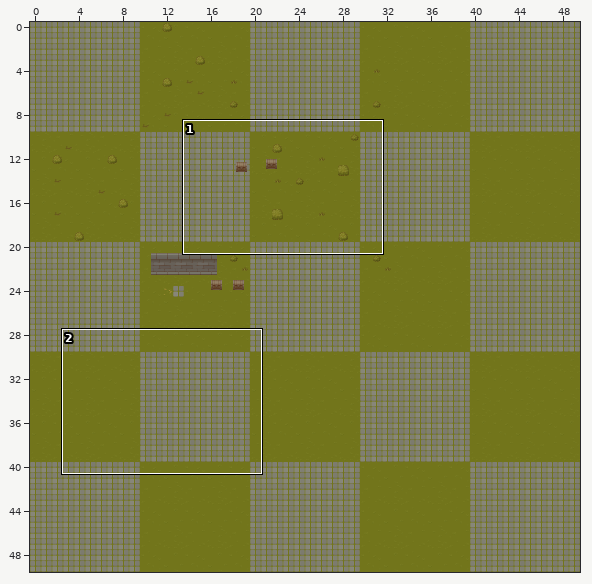
Level history. Tiled map (JSON): PixiJS/assets/tilemaps/TreasureHunter2D.tmj. Above, an overview of the earlier version with the close-up marked.
Close-up. First the earlier version:
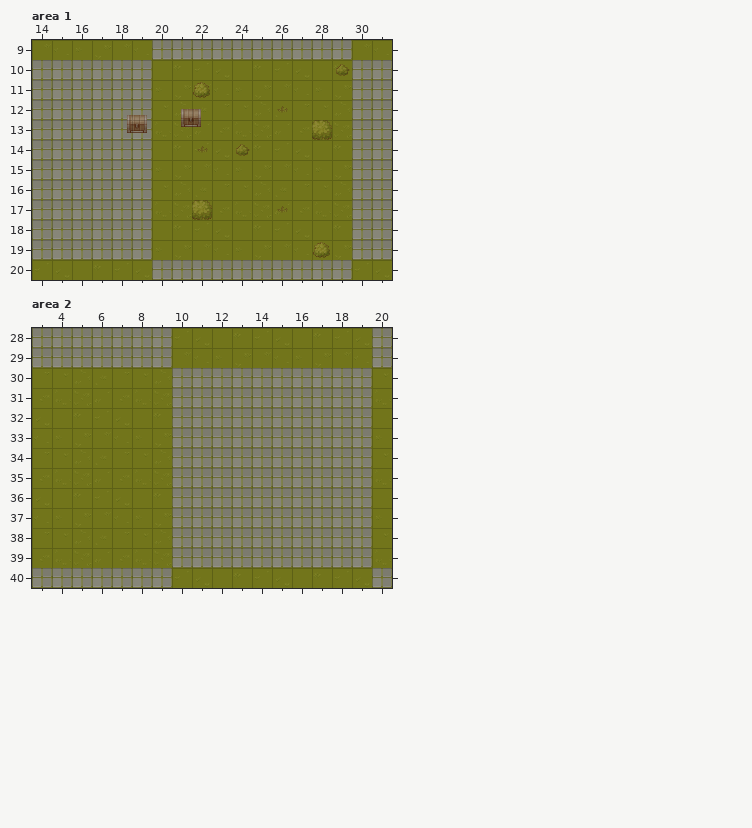
Cells are 32x32 px. Shown: area 1 x 14..31, y 9..20; area 2 x 3..20, y 28..40. The commit also changed other parts of the map, which this record leaves out.
The same view after the edit:
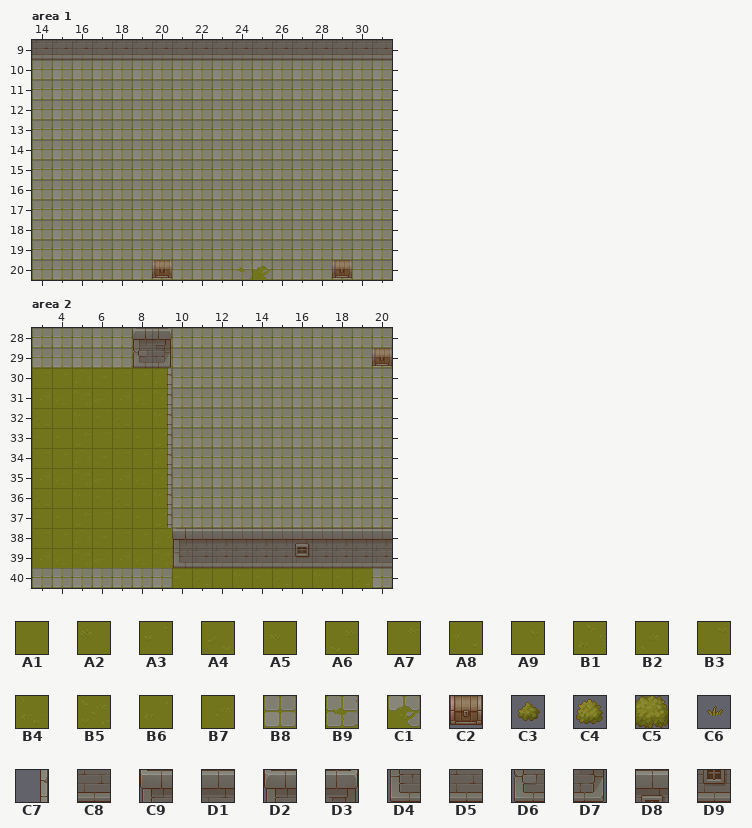
Key: from "GrassTileset": A1 0, A2 1, A3 2, A4 3, A5 8, A6 9, A7 10, A8 11, A9 16, B1 17, B2 18, B3 19, B4 24, B5 25, B6 26, B7 27, B8 32, B9 40, C1 57; from "ObjectsTileset": C2 19; from "PlantsTileset": C3 97, C4 99, C5 107, C6 193; from "WallTileset": C7 26, C8 38, C9 49, D1 50, D2 60, D3 61, D4 65, D5 66, D6 76, D7 77, D8 102, D9 118.
__ is an empty cell, ## one hidden under a higher layer.
Objects are placed by their top-left corner, in cells (3,4 is the top-left corner of cell 3,4); size is 1x1 cell unless given.
What changed:
Layer "GroundLayer", area 1:
y 10: x 20..29 A1 A2 A3 A4 A1 A2 A3 A4 A1 A2 -> B8 B8 B8 B8 B8 B8 B8 B8 B8 B8
y 11: x 20..29 A5 A6 A7 A8 A5 A6 A7 A8 A5 A6 -> B8 B8 B8 B8 B8 B8 B8 B8 B8 B8
y 12: x 20..29 A9 B1 B2 B3 A9 B1 B2 B3 A9 B1 -> B8 B8 B8 B8 B8 B8 B8 B8 B8 B8
y 13: x 20..29 B4 B5 B6 B7 B4 B5 B6 B7 B4 B5 -> B8 B8 B8 B8 B8 B8 B8 B8 B8 B8
y 14: x 20..29 A1 A2 A3 A4 A1 A2 A3 A4 A1 A2 -> B8 B8 B8 B8 B8 B8 B8 B8 B8 B8
y 15: x 20..29 A5 A6 A7 A8 A5 A6 A7 A8 A5 A6 -> B8 B8 B8 B8 B8 B8 B8 B8 B8 B8
y 16: x 20..29 A9 B1 B2 B3 A9 B1 B2 B3 A9 B1 -> B8 B8 B8 B8 B8 B8 B8 B8 B8 B8
y 17: x 20..29 B4 B5 B6 B7 B4 B5 B6 B7 B4 B5 -> B8 B8 B8 B8 B8 B8 B8 B8 B8 B8
y 18: x 20..29 A1 A2 A3 A4 A1 A2 A3 A4 A1 A2 -> B8 B8 B8 B8 B8 B8 B8 B8 B8 B8
y 19: x 20..29 A5 A6 A7 A8 A5 A6 A7 A8 A5 A6 -> B8 B8 B8 B8 B8 B8 B8 B8 B8 B8
y 20: x 14..19 A3 A4 A1 A2 A3 A4 -> B8 B8 B8 B8 B8 B8; x 24..25 B8 B8 -> B9 C1; x 30..31 A3 A4 -> B8 B8
Layer "PlantLayer", area 1:
y 10: x 29 C3 -> __
y 11: x 22 C4 -> __
y 12: x 26 C6 -> __
y 13: x 28 C5 -> __
y 14: x 22 C6 -> __; x 24 C3 -> __
y 17: x 22 C5 -> __; x 26 C6 -> __
y 19: x 28 C4 -> __
Layer "ObjectLayer", area 1:
added: C2 at 20,20
added: C2 at 29,20
removed: C2 "ChestSuperObject" at 21.5,12.4
removed: C2 "ChestSuperObject" at 18.8,12.8
Layer "Walls", area 1:
y 9: x 14..31 __ __ __ __ __ __ __ __ __ __ __ __ __ __ __ __ __ __ -> C8 C8 C8 C8 C8 C8 C8 C8 C8 C8 C8 C8 C8 C8 C8 C8 C8 C8
Layer "GroundLayer", area 2:
y 28: x 10..19 A3 A4 A1 A2 A3 A4 A1 A2 A3 A4 -> B8 B8 B8 B8 B8 B8 B8 B8 B8 B8
y 29: x 10..19 A7 A8 A5 A6 A7 A8 A5 A6 A7 A8 -> B8 B8 B8 B8 B8 B8 B8 B8 B8 B8
y 30: x 20 A9 -> B8
y 31: x 20 B4 -> B8
y 32: x 20 A1 -> B8
y 33: x 20 A5 -> B8
y 34: x 20 A9 -> B8
y 35: x 20 B4 -> B8
y 36: x 20 A1 -> B8
y 37: x 20 A5 -> B8
y 38: x 20 A9 -> B8
y 39: x 20 B4 -> ##
Layer "ObjectLayer", area 2:
added: C2 at 20,29
Layer "Walls", area 2:
y 28: x 8..9 __ __ -> D2 D3
y 29: x 8..9 __ __ -> D6 D7
y 30..37: x 9 __ -> C7
y 38: x 10..20 __ __ __ __ __ __ __ __ __ __ __ -> C9 D1 D1 D1 D1 D1 D8 D1 D1 D1 D1
y 39: x 10..20 __ __ __ __ __ __ __ __ __ __ __ -> D4 D5 D5 D5 D5 D5 D9 D5 D5 D5 D5
Boxes around the changes in both close-ups, in picture pixels (x1, y1, x2, y2):
changed: (32, 40, 392, 280)
changed: (132, 328, 392, 568)
